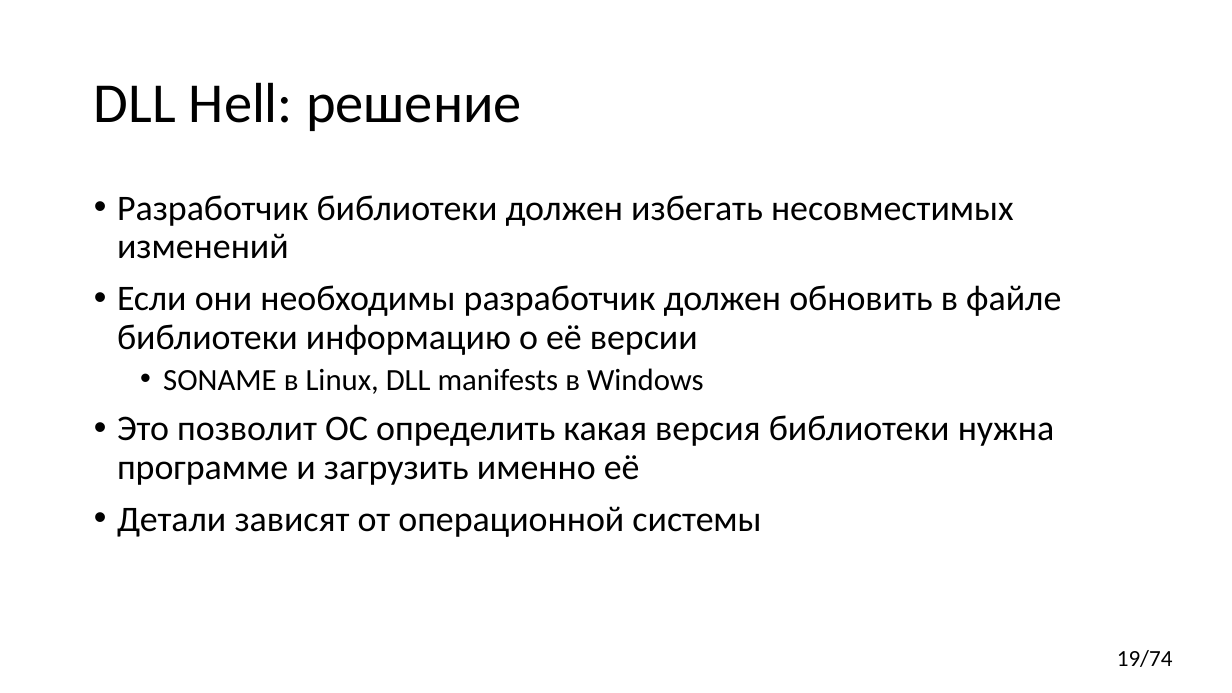
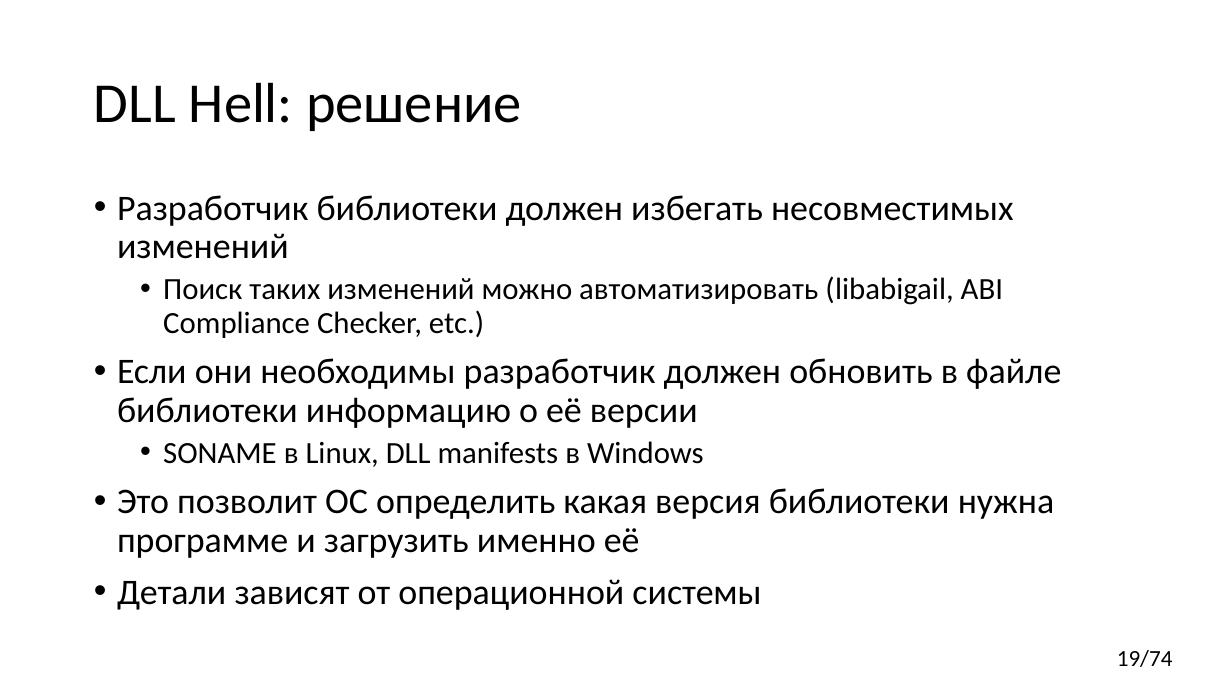
Before and after one commit to yugr/CppRussia, a slide deck: slide 19 of 2024/RU.pptx. Drawn at 1232x693 pixels with LibreOffice and Linux fonts; fonts in the diff are those of the drawing. Boxes give left, top, right and bottom in pixels: in the first picture for what was removed or moved away, otherwise in the second. Text is boxed around its words. In the diff, an @@ line names an element or a change of style, - is before the commit and + after.

```diff
--- a/2024/RU.pptx
+++ b/2024/RU.pptx
@@ text at (x1=163, y1=276, x2=1003, y2=338): paragraph added @@
+  • Поиск таких изменений можно автоматизировать (libabigail, ABI Compliance Checker, etc.)
```
Also in this commit, not shown: 3 other slides changed.
